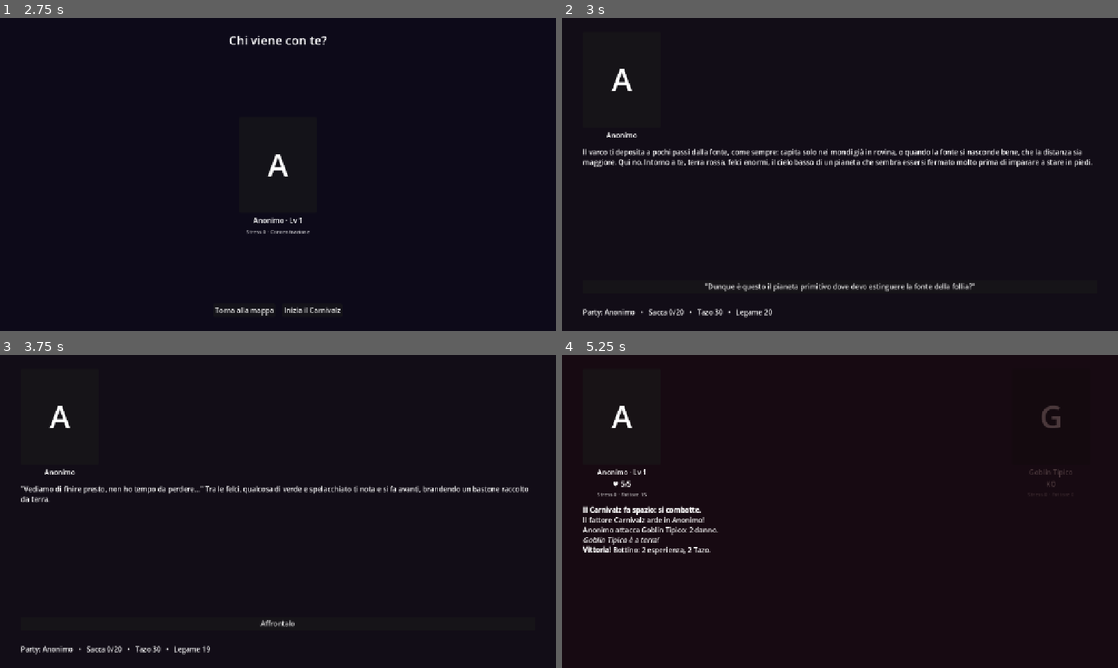
Above: before the commit, frames 1-4 (two rows, left to right).
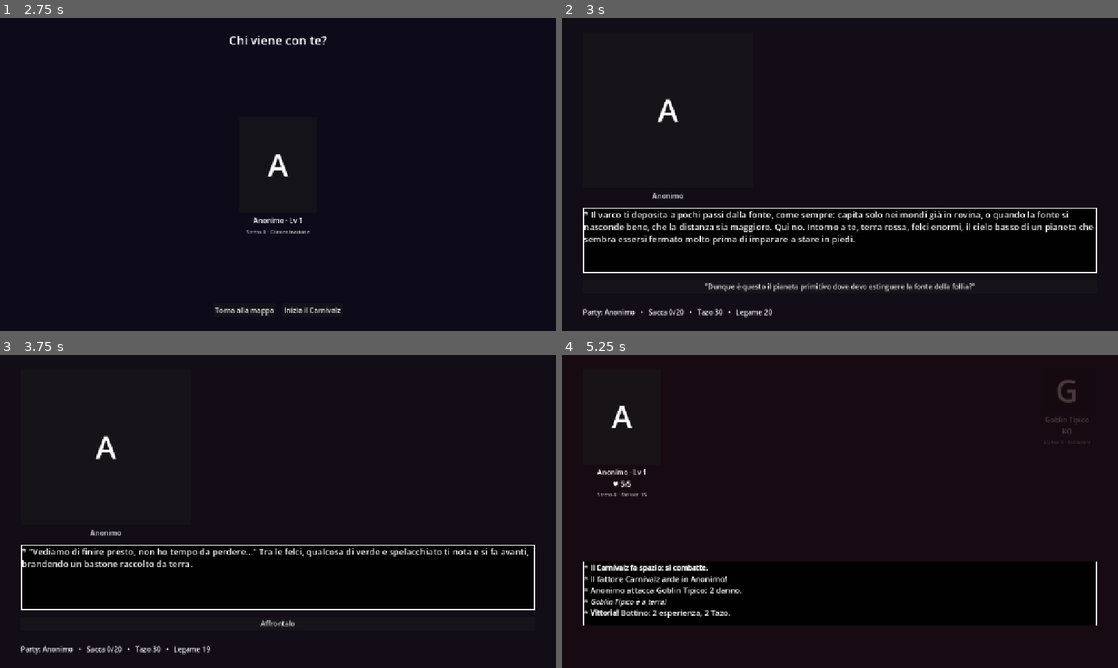
Above: after the commit, the same moments.

Repository: Rio-Chico-Devs/Carnivalz
Game: Godot game, scene res://scenes/Menu.tscn
Two runs of this game, one before a commit and one after it. Both use one fixed random seed, a clock stepped at 60 frames per second and the inputs below.
Inputs:
- Up to frame 1 (2.75 s): click "Gioca" at 0.5 s; click "!" at 1.25 s; click "☉ Scendi nel Carnivalz" at 2 s
- Up to frame 2 (3 s): click "Inizia il Carnivalz" at 2.75 s
- Up to frame 3 (3.75 s): click "'Dunque è questo il pianeta p…" at 3.5 s
- Up to frame 4 (5.25 s): click "Affrontalo" at 4.25 s; click "Attacca" at 5 s

Frame 1 is identical in both runs. In frame 2, 5.6% of the frame differs, in the area x 3-97%, y 16-82%; in frame 3, 3.4%; in frame 4, 3.1%.
Error after the commit: Invalid assignment of property or key 'size_flags_vertical' with value of type 'int' on a base object of type 'Nil'. (res://scripts/Ritratto.gd:61)

Commit message:
Redesign cinematografico delle schermate dialoghi/combattimento in stile Undertale
- Ritratto.gd: nuovo metodo imposta_grande() che fa espandere il ritratto a riempire lo spazio disponibile invece della cornice fissa 180x220
- Main.tscn/gd: i tre slot (sinistra/centro/destra) ora sono grandi e dominano lo schermo sopra il box del narratore, che diventa una striscia sottile fissa in basso (bordo bianco, sfondo nero) con ogni riga prefissata da "* "
- Combattimento.tscn/gd: il nemico centrale e' sempre grande (stessa logica del ritratto cinematografico), il Diario diventa la striscia sottile in basso con lo stesso stile, prefisso "* " su ogni riga
- Party e nemici laterali (evocazioni) restano piccoli per continuare a leggere HP e stati

Nota: manca ancora un font monospace "pixel" (per ora resta il font di sistema) e gli sfondi di scena a piena pagina (per ora tinta unita) - servono asset da Bru.

Co-Authored-By: Claude Sonnet 5 <noreply@anthropic.com>
Claude-Session: https://claude.ai/code/session_01AE7uzpDH1Lo1PHb29aXJxZ

Diff:
--- a/scenes/Combattimento.tscn
+++ b/scenes/Combattimento.tscn
@@ -1,6 +1,14 @@
-[gd_scene load_steps=2 format=3]
+[gd_scene load_steps=3 format=3]
 
 [ext_resource type="Script" path="res://scripts/Combattimento.gd" id="1_combattimento"]
+
+[sub_resource type="StyleBoxFlat" id="StyleBoxFlat_diario"]
+bg_color = Color(0, 0, 0, 0.92)
+border_width_left = 2
+border_width_top = 2
+border_width_right = 2
+border_width_bottom = 2
+border_color = Color(1, 1, 1, 1)
 
 [node name="Combattimento" type="Control"]
 layout_mode = 3
@@ -38,6 +46,7 @@
 
 [node name="Campo" type="HBoxContainer" parent="Margini/Colonna"]
 layout_mode = 2
+size_flags_vertical = 3
 
 [node name="Party" type="HBoxContainer" parent="Margini/Colonna/Campo"]
 unique_name_in_owner = true
@@ -51,6 +60,7 @@
 [node name="Nemici" type="HBoxContainer" parent="Margini/Colonna/Campo"]
 unique_name_in_owner = true
 layout_mode = 2
+size_flags_vertical = 3
 theme_override_constants/separation = 16
 
 [node name="NemiciSinistra" type="HBoxContainer" parent="Margini/Colonna/Campo/Nemici"]
@@ -61,6 +71,8 @@
 [node name="NemicoCentro" type="HBoxContainer" parent="Margini/Colonna/Campo/Nemici"]
 unique_name_in_owner = true
 layout_mode = 2
+size_flags_horizontal = 3
+size_flags_vertical = 3
 theme_override_constants/separation = 16
 
 [node name="NemiciDestra" type="HBoxContainer" parent="Margini/Colonna/Campo/Nemici"]
@@ -78,9 +90,17 @@
 [node name="Diario" type="RichTextLabel" parent="Margini/Colonna"]
 unique_name_in_owner = true
 layout_mode = 2
-size_flags_vertical = 3
+custom_minimum_size = Vector2(0, 150)
+size_flags_vertical = 0
 bbcode_enabled = true
 scroll_following = true
+theme_override_colors/default_color = Color(1, 1, 1, 1)
+theme_override_font_sizes/normal_font_size = 18
+theme_override_styles/normal = SubResource("StyleBoxFlat_diario")
+theme_override_constants/margin_left = 20
+theme_override_constants/margin_top = 14
+theme_override_constants/margin_right = 20
+theme_override_constants/margin_bottom = 14
 
 [node name="Azioni" type="HBoxContainer" parent="Margini/Colonna"]
 unique_name_in_owner = true
--- a/scenes/Main.tscn
+++ b/scenes/Main.tscn
@@ -1,7 +1,15 @@
-[gd_scene load_steps=3 format=3]
+[gd_scene load_steps=4 format=3]
 
 [ext_resource type="Script" path="res://scripts/Main.gd" id="1_main"]
 [ext_resource type="PackedScene" path="res://scenes/Ritratto.tscn" id="2_ritratto"]
+
+[sub_resource type="StyleBoxFlat" id="StyleBoxFlat_narratore"]
+bg_color = Color(0, 0, 0, 0.92)
+border_width_left = 2
+border_width_top = 2
+border_width_right = 2
+border_width_bottom = 2
+border_color = Color(1, 1, 1, 1)
 
 [node name="Main" type="Control"]
 layout_mode = 3
@@ -39,10 +47,13 @@
 
 [node name="Palco" type="HBoxContainer" parent="Margini/Colonna"]
 layout_mode = 2
+size_flags_vertical = 3
 
 [node name="SlotSinistra" parent="Margini/Colonna/Palco" instance=ExtResource("2_ritratto")]
 unique_name_in_owner = true
 layout_mode = 2
+size_flags_horizontal = 3
+size_flags_vertical = 3
 
 [node name="SpazioA" type="Control" parent="Margini/Colonna/Palco"]
 layout_mode = 2
@@ -51,6 +62,8 @@
 [node name="SlotCentro" parent="Margini/Colonna/Palco" instance=ExtResource("2_ritratto")]
 unique_name_in_owner = true
 layout_mode = 2
+size_flags_horizontal = 3
+size_flags_vertical = 3
 visible = false
 
 [node name="SpazioB" type="Control" parent="Margini/Colonna/Palco"]
@@ -60,13 +73,23 @@
 [node name="SlotDestra" parent="Margini/Colonna/Palco" instance=ExtResource("2_ritratto")]
 unique_name_in_owner = true
 layout_mode = 2
+size_flags_horizontal = 3
+size_flags_vertical = 3
 visible = false
 
 [node name="Narratore" type="RichTextLabel" parent="Margini/Colonna"]
 unique_name_in_owner = true
 layout_mode = 2
-size_flags_vertical = 3
+custom_minimum_size = Vector2(0, 150)
+size_flags_vertical = 0
 bbcode_enabled = true
+theme_override_colors/default_color = Color(1, 1, 1, 1)
+theme_override_font_sizes/normal_font_size = 20
+theme_override_styles/normal = SubResource("StyleBoxFlat_narratore")
+theme_override_constants/margin_left = 20
+theme_override_constants/margin_top = 14
+theme_override_constants/margin_right = 20
+theme_override_constants/margin_bottom = 14
 
 [node name="Scelte" type="VBoxContainer" parent="Margini/Colonna"]
 unique_name_in_owner = true
--- a/scripts/Combattimento.gd
+++ b/scripts/Combattimento.gd
@@ -122,6 +122,9 @@
 	else:
 		if not nemico_centrale_occupato:
 			nemico_centrale_occupato = true
+			scheda.size_flags_horizontal = Control.SIZE_EXPAND_FILL
+			scheda.size_flags_vertical = Control.SIZE_EXPAND_FILL
+			ritratto.imposta_grande(true)  # il nemico principale e' sempre grande, in mezzo
 			nemico_centro.add_child(scheda)
 		elif prossimo_lato_nemico == "destra":
 			nemici_destra.add_child(scheda)
@@ -1069,7 +1072,7 @@
 	combattente.etichetta_extra.text = dettagli
 
 func scrivi(riga: String) -> void:
-	diario.append_text(riga + "\n")
+	diario.append_text("* " + riga + "\n")
 
 func _esci() -> void:
 	# lo stress accumulato resta addosso ai personaggi
--- a/scripts/Main.gd
+++ b/scripts/Main.gd
@@ -28,6 +28,8 @@
 		# scena avviata direttamente dall'editor: carica la campagna di prova
 		GameState.avvia_carnivalz("debug", EVENTI_DEBUG)
 	AudioManager.musica(GameState.musica_ambiente)
+	for slot in [slot_sinistra, slot_centro, slot_destra]:
+		slot.imposta_grande(true)  # ritratto cinematografico, riempie lo schermo sopra il box
 	bottone_dialoga.pressed.connect(_su_dialoga)
 	mostra_nodo(GameState.nodo_corrente)
 
@@ -55,7 +57,7 @@
 				GameState.prepara_combattimento(gruppo, id_nodo, "", agguato.get("se_perdi", ""), id_nodo)
 				get_tree().change_scene_to_file(SCENA_COMBATTIMENTO)
 				return
-	narratore.text = nodo.get("testo", "")
+	narratore.text = "* " + nodo.get("testo", "")
 	aggiorna_palco(nodo)
 	aggiorna_stato()
 	if nodo.get("espulsione_automatica", false):
@@ -102,7 +104,7 @@
 	var dati := GameState.dati_oggetto(id_oggetto)
 	var nome: String = String(dati.get("nome", id_oggetto))
 	if not GameState.aggiungi_oggetto(id_oggetto):
-		return "\n\n[i]%s: la sacca è piena, non c'è posto per lui.[/i]" % nome
+		return "\n\n* [i]%s: la sacca è piena, non c'è posto per lui.[/i]" % nome
 	var tipo := String(dati.get("tipo", "consumabile"))
 	var luogo := "nella sacca"
 	match tipo:
@@ -110,9 +112,9 @@
 			luogo = "tra i collezionabili"
 		"chiave":
 			luogo = "tra gli oggetti chiave"
-	var messaggio := "\n\n[i]Hai ottenuto: %s (%s).[/i]" % [nome, luogo]
+	var messaggio := "\n\n* [i]Hai ottenuto: %s (%s).[/i]" % [nome, luogo]
 	if tipo == "chiave":
-		messaggio += "\n[i]%s[/i]" % String(dati.get("descrizione", ""))
+		messaggio += "\n* [i]%s[/i]" % String(dati.get("descrizione", ""))
 	return messaggio
 
 func aggiorna_palco(nodo: Dictionary) -> void:
@@ -221,9 +223,9 @@
 	var voce: Dictionary = GameState.dialoghi.get(GameState.nodo_corrente, {})
 	var gia_detta: bool = voce.has("una_tantum") and GameState.ha_flag(voce["una_tantum"])
 	if voce.is_empty() or gia_detta:
-		narratore.append_text("\n\n[i]%s non ha altro da dirti, qui.[/i]" % nome)
-		return
-	narratore.append_text("\n\n" + (String(voce.get("testo", "")) % nome))
+		narratore.append_text("\n\n* [i]%s non ha altro da dirti, qui.[/i]" % nome)
+		return
+	narratore.append_text("\n\n* " + (String(voce.get("testo", "")) % nome))
 	if voce.has("flag"):
 		GameState.imposta_flag(voce["flag"])
 	if voce.has("una_tantum"):
--- a/scripts/Ritratto.gd
+++ b/scripts/Ritratto.gd
@@ -49,3 +49,20 @@
 func imposta_extra(testo: String) -> void:
 	etichetta_extra.text = testo
 	etichetta_extra.visible = testo != ""
+
+func imposta_grande(grande: bool) -> void:
+	# ritratto "cinematografico": riempie lo spazio disponibile invece
+	# della cornice fissa 180x220 (schermo dialoghi, nemico centrale in combattimento)
+	var cornice: Control = get_node("Cornice")
+	if grande:
+		cornice.custom_minimum_size = Vector2(0, 0)
+		cornice.size_flags_vertical = Control.SIZE_EXPAND_FILL
+		cornice.size_flags_horizontal = Control.SIZE_EXPAND_FILL
+		immagine.size_flags_vertical = Control.SIZE_EXPAND_FILL
+		immagine.size_flags_horizontal = Control.SIZE_EXPAND_FILL
+	else:
+		cornice.custom_minimum_size = Vector2(180, 220)
+		cornice.size_flags_vertical = 0
+		cornice.size_flags_horizontal = 0
+		immagine.size_flags_vertical = 0
+		immagine.size_flags_horizontal = 0
Not shown, changed: README.md
